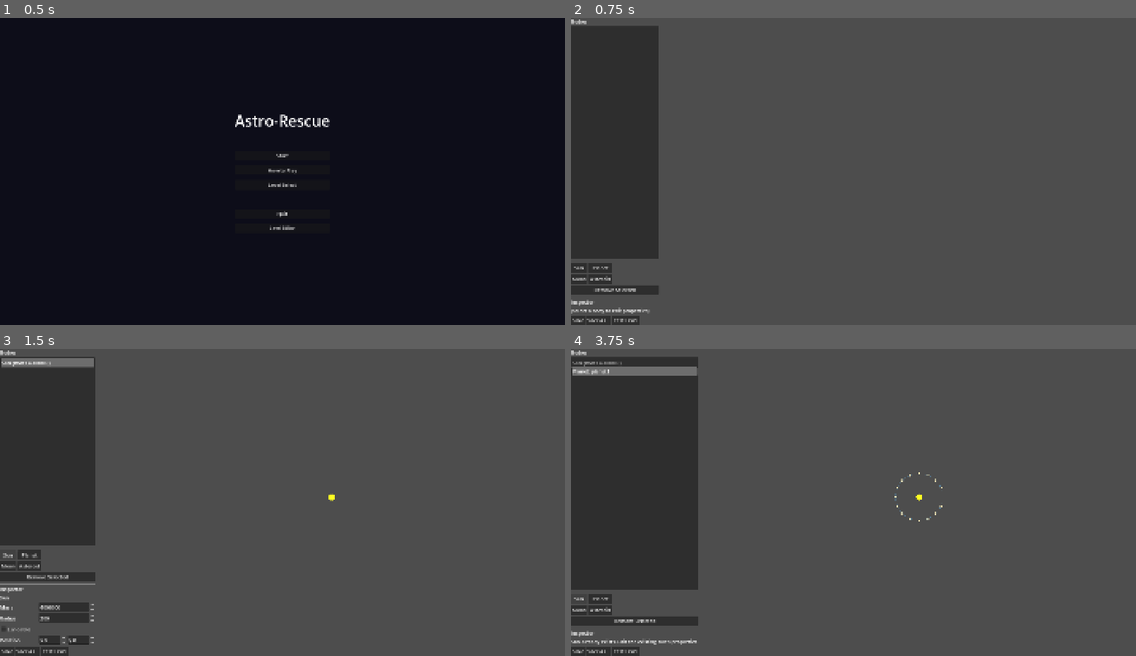
Above: before the commit, frames 1-4 (two rows, left to right).
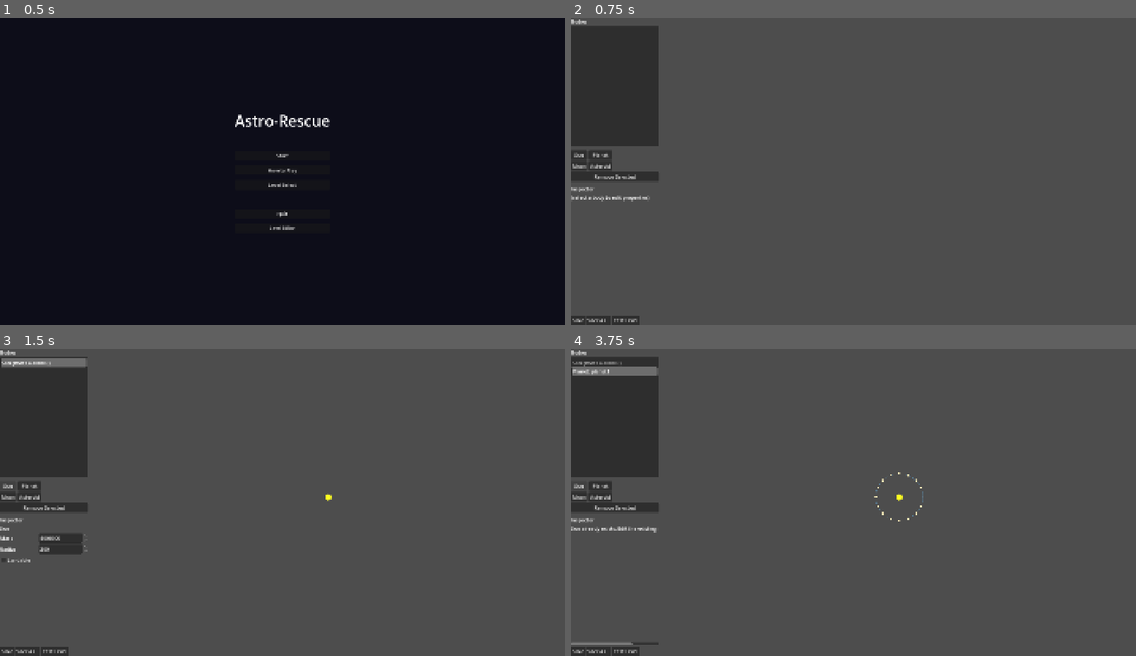
Above: after the commit, the same moments.

Repository: swan-eternal/astrorescue
Game: Godot game, scene res://scenes/main_menu.tscn
Two runs of this game, one before a commit and one after it. Both use one fixed random seed, a clock stepped at 60 frames per second and the inputs below.
Inputs:
- Up to frame 1 (0.5 s): no input
- Up to frame 2 (0.75 s): click "Level Editor" at 0.5 s
- Up to frame 3 (1.5 s): click "Sun" at 1.25 s
- Up to frame 4 (3.75 s): click "Sun" at 2 s; click "Planet" at 2.75 s; click "Sun" at 3.5 s

Frame 1 is identical in both runs. In frame 2, 5.8% of the frame differs, in the area x 0-16%, y 41-97%; in frame 3, 5.2%; in frame 4, 12%, in the area x 0-66%, y 2-97%.

Commit message:
fix(sun+editor): live sun radius, lock sun at origin, degrees in inspector, scroll inspector
Four bugs surfaced during editor testing — bundled because they share
the same goal (making the editor actually useful) and the sun visual
fix is a real runtime bug, not just an editor issue.

1) Sun visual doesn't update on radius change
   sunpolygon_2d.gd built its circle once in _ready() and never again,
   while every other body type (planet/moon/asteroid) has an
   apply_visual() method the loader calls after setting @exports.
   Fix: extract the polygon-building code into rebuild_circle(), have
   _ready() call it, and add apply_visual() to sun.gd that delegates
   to the polygon child. Loader now calls sun.apply_visual() after
   setting radius — matching planet.gd / moon.gd / asteroid.gd.

2) Sun position locked to (0, 0)
   Orbit math treats origin as the sun, so a non-zero visual
   position would just float the disk while planets still orbit
   (0, 0). Loader now forces sun.position = Vector2.ZERO regardless
   of spec. The sun inspector no longer exposes a position field.
   Spec's position field is preserved for JSON schema compatibility
   but ignored at runtime. (level_01.json's position:[-1,-3] will
   silently snap to origin — cosmetic only.)

3) Angles in degrees
   Added _add_spin_box_degrees_field helper. Displays/saves in
   degrees; reads/writes the spec in radians (matches what
   OrbitCalculator and the planet/moon/asteroid scripts consume).
   Step 1° is similar precision to the previous 0.01 rad step.
   Range clamped to [-180, 180] (angles wrap; users wanting '270°'
   type -90° instead). Applied to angle_of_aphelion + phase on
   planet, asteroid, and moon — six replacements total.

4) Body list unclickable after Add Moon
   Sidebar was a VBoxContainer with body_list at SIZE_EXPAND_FILL
   and inspector (with default size flags) taking its min size
   first. A planet + moon inspector is ~30 fields × ~30px, which
   squashed the body_list to near-zero height, making it invisible
   and unclickable. Fix: wrap _inspector in a ScrollContainer at
   SIZE_EXPAND_FILL, matching body_list. Both panels now share the
   sidebar space 50/50, and tall inspectors scroll instead of
   squeezing the body list.

Side: level_loader.gd picked up a trailing newline fix on the last
line (asteroid.spawn_dynamic_children()) — was missing before.

Diff:
--- a/scripts/level_loader.gd
+++ b/scripts/level_loader.gd
@@ -160,15 +160,23 @@
 ## container. Sun is a gravity source; it has no orbit so we just set
 ## mass, radius, and position. @exports are set AFTER add_child per
 ## skill §1.5.
+##
+## **Position is forced to (0, 0) regardless of spec.** Orbit math
+## treats the heliocentric origin as the sun — a non-zero visual
+## position would just float the disk while planets still orbit (0,0).
+## The spec's "position" field is preserved for JSON schema
+## compatibility but ignored here.
 static func _instantiate_sun(spec: Dictionary, container: Node) -> void:
 	var sun := SUN_SCENE.instantiate()
 	container.add_child(sun)
 	sun.mass = spec.get("mass", 4_000_000.0)
 	sun.radius = spec.get("radius", 200.0)
-	if spec.has("position"):
-		var pos: Array = spec["position"]
-		if pos.size() >= 2:
-			sun.position = Vector2(pos[0], pos[1])
+	# Rebuild the visual polygon with the now-set radius (the polygon
+	# child built its placeholder from radius=200 during add_child,
+	# before this method could override it).
+	sun.apply_visual()
+	# Lock to origin — see the docstring above for why.
+	sun.position = Vector2.ZERO
 
 
 ## Instantiate a planet and configure its @exports from the JSON spec.
--- a/scripts/sun.gd
+++ b/scripts/sun.gd
@@ -42,3 +42,16 @@
 ## rocket, trajectory predictor) can find us when computing gravity.
 func _ready() -> void:
 	add_to_group("attractors")
+
+
+## Rebuild the visual polygon to match the current @export radius.
+## Mirrors planet.gd / moon.gd / asteroid.gd — called by
+## LevelLoader._instantiate_sun after setting @exports from the spec,
+## and implicitly via the editor's _refresh_viewport() on every
+## inspector edit. The polygon child built a placeholder from the
+## default radius=200 during add_child, before this method could
+## override it.
+func apply_visual() -> void:
+	var poly := get_node_or_null("Polygon2D")
+	if poly != null and poly.has_method("rebuild_circle"):
+		poly.rebuild_circle()
--- a/scripts/sunpolygon_2d.gd
+++ b/scripts/sunpolygon_2d.gd
@@ -16,6 +16,16 @@
 ## the parent so the visual disk size matches the parent's collision
 ## radius (kept in sync by construction — same source of truth).
 func _ready() -> void:
+	rebuild_circle()
+
+
+## Rebuild the polygon with the parent's current radius. Called by
+## _ready() for the initial draw and by sun.gd's apply_visual() when
+## the radius @export changes (via the level editor, a script, or a
+## reload). The previous version only drew once in _ready(), so the
+## editor's "live preview on every property change" promise didn't
+## hold for the sun — the disk stayed whatever size it first drew at.
+func rebuild_circle() -> void:
 	var parent := get_parent()
 	var r: float = float(parent.get("radius"))
 	var pts := PackedVector2Array()
--- a/tools/level_editor/level_editor.gd
+++ b/tools/level_editor/level_editor.gd
@@ -87,6 +87,9 @@
 ## The inspector (Phase 4) is a VBoxContainer rebuilt every time
 ## selection changes — it's filled with SpinBoxes / CheckBoxes /
 ## ColorPickerButtons appropriate to the selected body type.
+## Wrapped in a ScrollContainer so a tall inspector (planet + moons
+## = ~30 fields) scrolls instead of squeezing the body list to zero
+## height and making it unclickable.
 func _build_sidebar(parent: Container) -> void:
 	var sidebar := VBoxContainer.new()
 	sidebar.custom_minimum_size = Vector2(280, 0)
@@ -115,9 +118,13 @@
 	sidebar.add_child(HSeparator.new())
 
 	sidebar.add_child(_make_label("Inspector", true))
+	var inspector_scroll := ScrollContainer.new()
+	inspector_scroll.size_flags_vertical = Control.SIZE_EXPAND_FILL
+	sidebar.add_child(inspector_scroll)
 	_inspector = VBoxContainer.new()
+	_inspector.size_flags_horizontal = Control.SIZE_EXPAND_FILL
 	_inspector.add_child(_make_label("(select a body to edit properties)"))
-	sidebar.add_child(_inspector)
+	inspector_scroll.add_child(_inspector)
 
 
 ## Right panel: SubViewportContainer + SubViewport with a scene tree
@@ -281,7 +288,10 @@
 	_add_spin_box_field("Mass", body, "mass", 0.0, 1e8, 1000.0)
 	_add_spin_box_field("Radius", body, "radius", 1.0, 1000.0, 1.0)
 	_add_check_box_field("Landable", body, "is_landable")
-	_add_vec2_field("Position", body, "position")
+	# No position field — the sun is locked to (0, 0). Orbit math
+	# treats origin as the sun, so a non-zero visual position would
+	# just float the disk while planets still orbit (0, 0). Loader
+	# forces Vector2.ZERO regardless of spec.
 
 
 func _build_planet_fields(body: Dictionary, _index: int) -> void:
@@ -294,8 +304,8 @@
 	_add_color_picker_field(body, "color")
 	_add_spin_box_field("Perihelion", body, "perihelion", 0.0, 10000.0, 10.0)
 	_add_spin_box_field("Aphelion", body, "aphelion", 0.0, 10000.0, 10.0)
-	_add_spin_box_field("Angle of Aphelion", body, "angle_of_aphelion", -PI, PI, 0.01)
-	_add_spin_box_field("Phase", body, "phase", -PI, PI, 0.01)
+	_add_spin_box_degrees_field("Angle of Aphelion", body, "angle_of_aphelion")
+	_add_spin_box_degrees_field("Phase", body, "phase")
 	_add_spin_box_field("Fuel Orbit Radius", body, "fuel_orbit_radius", 0.0, 500.0, 1.0)
 	_add_spin_box_field("Fuel Orbit Speed", body, "fuel_orbit_speed", -10.0, 10.0, 0.01)
 	_add_moons_section(body)
@@ -311,8 +321,8 @@
 	_add_spin_box_field("Fuel Orbit Speed", body, "fuel_orbit_speed", -10.0, 10.0, 0.01)
 	_add_spin_box_field("Perihelion", body, "perihelion", 0.0, 10000.0, 10.0)
 	_add_spin_box_field("Aphelion", body, "aphelion", 0.0, 10000.0, 10.0)
-	_add_spin_box_field("Angle of Aphelion", body, "angle_of_aphelion", -PI, PI, 0.01)
-	_add_spin_box_field("Phase", body, "phase", -PI, PI, 0.01)
+	_add_spin_box_degrees_field("Angle of Aphelion", body, "angle_of_aphelion")
+	_add_spin_box_degrees_field("Phase", body, "phase")
 
 
 # --- Inspector field helpers (generic) ---
@@ -338,6 +348,33 @@
 	sb.size_flags_horizontal = Control.SIZE_EXPAND_FILL
 	sb.value_changed.connect(func(v):
 		body[key] = v
+		_refresh_viewport()
+	)
+	hbox.add_child(sb)
+	_inspector.add_child(hbox)
+
+
+## Angle field: like _add_spin_box_field but displays / accepts DEGREES
+## in the UI while the spec stores RADIANS (matches what
+## OrbitCalculator.compute_state and planet / moon / asteroid scripts
+## consume). Step 1° ≈ the previous 0.01 rad step (~0.57°) — plenty
+## for orbital authoring. Range clamped to [-180, 180] since angles
+## wrap modulo 2π; users wanting "270°" can type -90° instead.
+func _add_spin_box_degrees_field(label_text: String, body: Dictionary, key: String) -> void:
+	var hbox := HBoxContainer.new()
+	var label := Label.new()
+	label.text = label_text
+	label.custom_minimum_size = Vector2(120, 0)
+	hbox.add_child(label)
+	var sb := SpinBox.new()
+	sb.min_value = -180.0
+	sb.max_value = 180.0
+	sb.step = 1.0
+	sb.suffix = "°"
+	sb.value = float(body.get(key, 0.0)) * 180.0 / PI
+	sb.size_flags_horizontal = Control.SIZE_EXPAND_FILL
+	sb.value_changed.connect(func(v: float):
+		body[key] = v * PI / 180.0
 		_refresh_viewport()
 	)
 	hbox.add_child(sb)
@@ -484,8 +521,8 @@
 	_add_spin_box_field("Mass", moon, "mass", 0.0, 1e5, 1.0)
 	_add_spin_box_field("Perihelion", moon, "perihelion", 0.0, 200.0, 1.0)
 	_add_spin_box_field("Aphelion", moon, "aphelion", 0.0, 200.0, 1.0)
-	_add_spin_box_field("Angle of Aphelion", moon, "angle_of_aphelion", -PI, PI, 0.01)
-	_add_spin_box_field("Phase", moon, "phase", -PI, PI, 0.01)
+	_add_spin_box_degrees_field("Angle of Aphelion", moon, "angle_of_aphelion")
+	_add_spin_box_degrees_field("Phase", moon, "phase")
 	_add_spin_box_field("Fuel Orbit Radius", moon, "fuel_orbit_radius", 0.0, 200.0, 1.0)
 	_add_spin_box_field("Fuel Orbit Speed", moon, "fuel_orbit_speed", -10.0, 10.0, 0.01)
 
